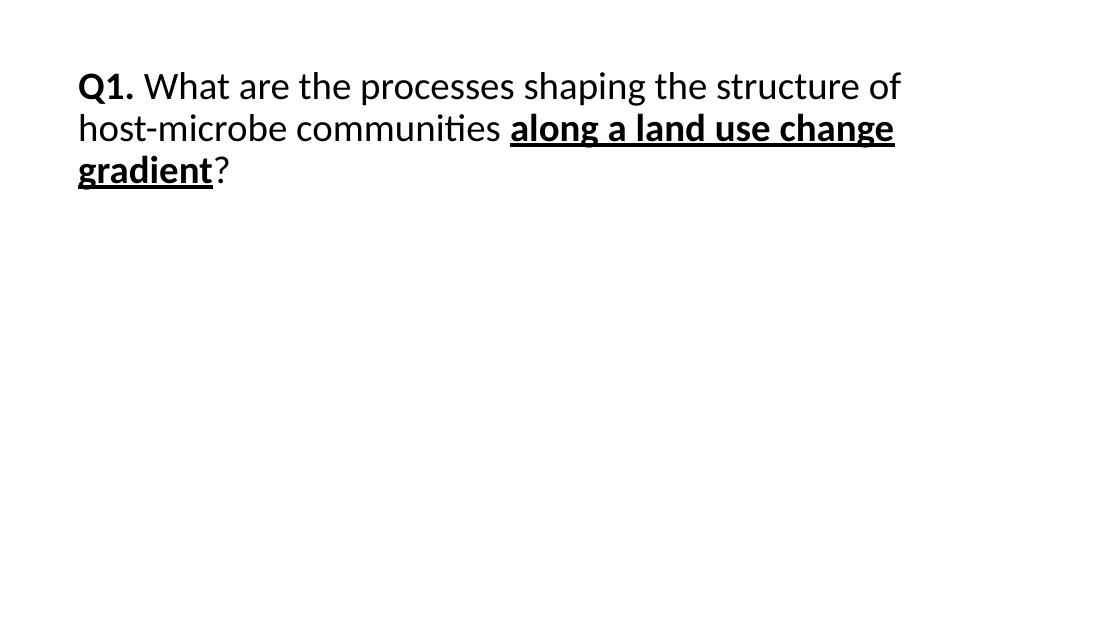
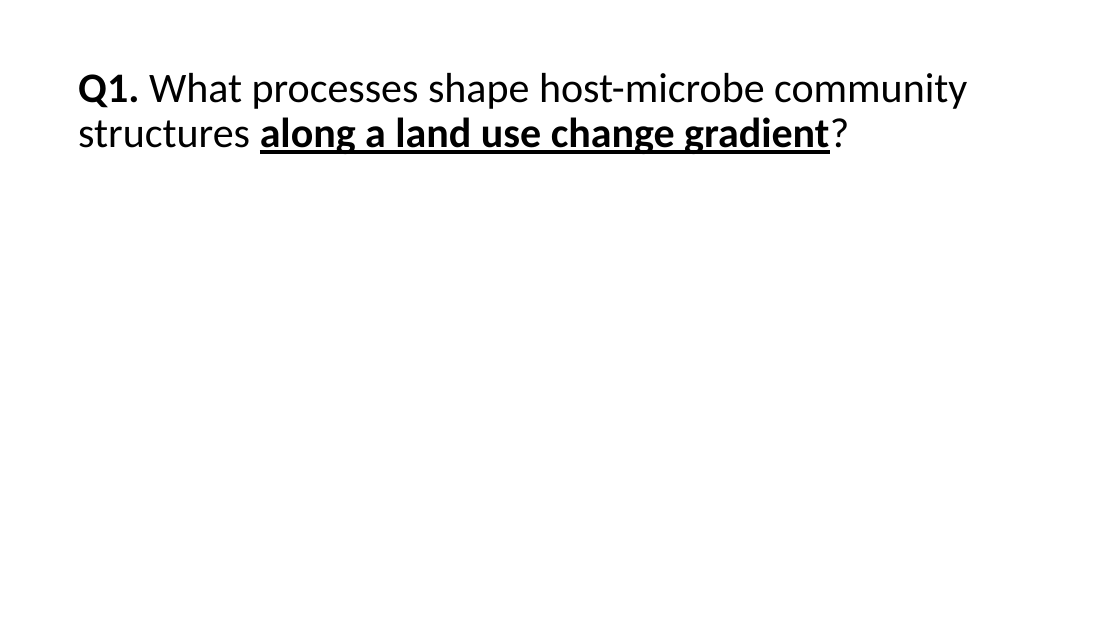
Before and after one commit to Ecological-Complexity-Lab/Microbiome_Structure_Madagascar, a slide deck: slide 23 of presentations/project story.pptx (slide 22 before the commit). Drawn at 1120x630 pixels with LibreOffice and Linux fonts; fonts in the diff are those of the drawing. Boxes give left, top, right and bottom in pixels: in the first picture for what was removed or moved away, otherwise in the second. Text is boxed around its words. In the diff, an @@ line names an element or a change of style, - is before the commit and + after.

```diff
--- a/presentations/project story.pptx
+++ b/presentations/project story.pptx
@@ text at (78, 73, 967, 154): text changed; size 33.3 to 36 pt @@
-Q1. What are the processes shaping the structure of host-microbe communities along a land use change gradient?
+Q1. What processes shape host-microbe community structures along a land use change gradient?
```
Also in this commit, not shown: 11 other slides changed, 1 slide added, 5 other files.
